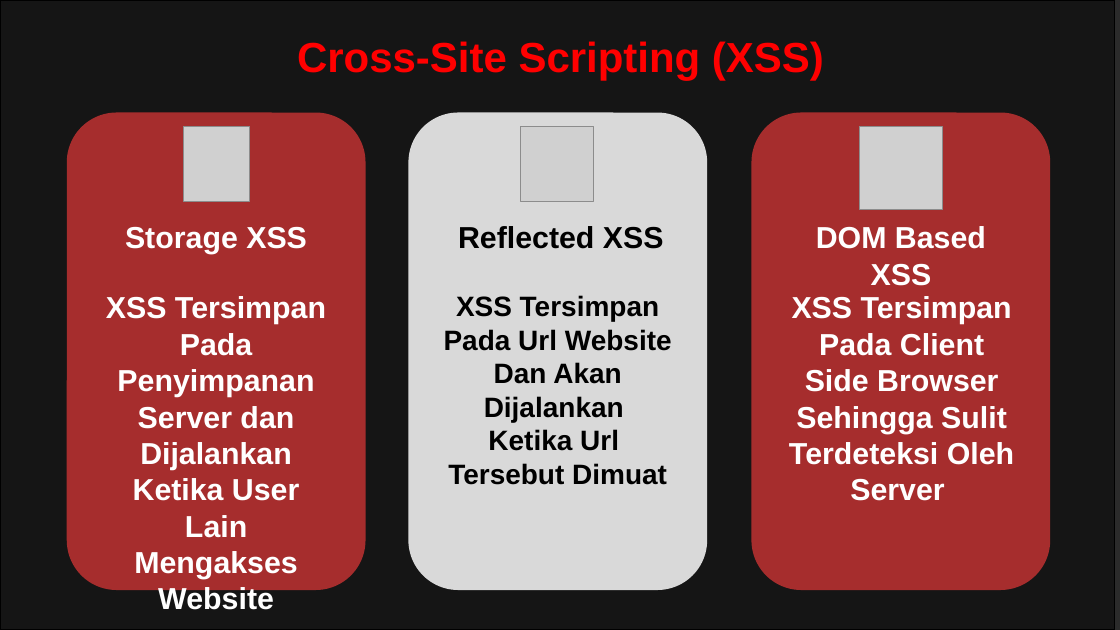
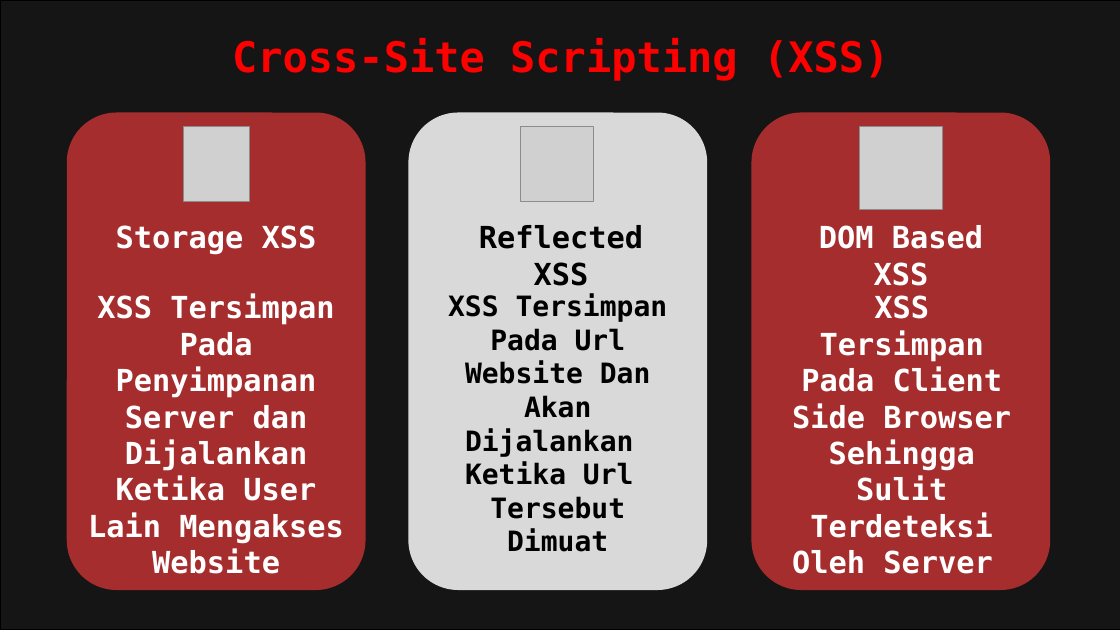
Before and after one commit to Fhreiz77/Watson-Scroll-Fesnuk-, a slide deck: slide 11 of John/PPT_Tugas_Serangan.pptx. Drawn at 1120x630 pixels with LibreOffice and Linux fonts; fonts in the diff are those of the drawing; grey boxes stand for pictures; background and template pictures are left out; a plain dark background stands for a picture behind light text. Boxes give left, top, right and bottom in pixels: in the first picture for what was removed or moved away, otherwise in the second. Text is boxed around its words. In the diff, an @@ line names an element or a change of style, - is before the commit and + after.

```diff
--- a/John/PPT_Tugas_Serangan.pptx
+++ b/John/PPT_Tugas_Serangan.pptx
@@ rectangle: place and size @@
-rectangle at <box>0,1,1114,630</box>
+rectangle at <box>0,1,1120,630</box>
@@ font Arial to DejaVu Sans Mono in 7 elements at <box>116,225,317,255</box>, <box>479,225,643,286</box>, <box>448,294,668,552</box>, <box>819,225,983,286</box>, <box>88,294,343,574</box>, <box>792,295,1011,574</box>, <box>232,38,889,81</box> @@
@@ text "XSS Tersimpan Pada Penyimpanan Server ...": place and size @@
-text "XSS Tersimpan Pada Penyimpanan Server ..." at <box>106,296,326,610</box>
+text "XSS Tersimpan Pada Penyimpanan Server ..." at <box>88,294,343,574</box>
```
Also in this commit, not shown: 5 other slides changed, 6 slides added, 5 other files.
